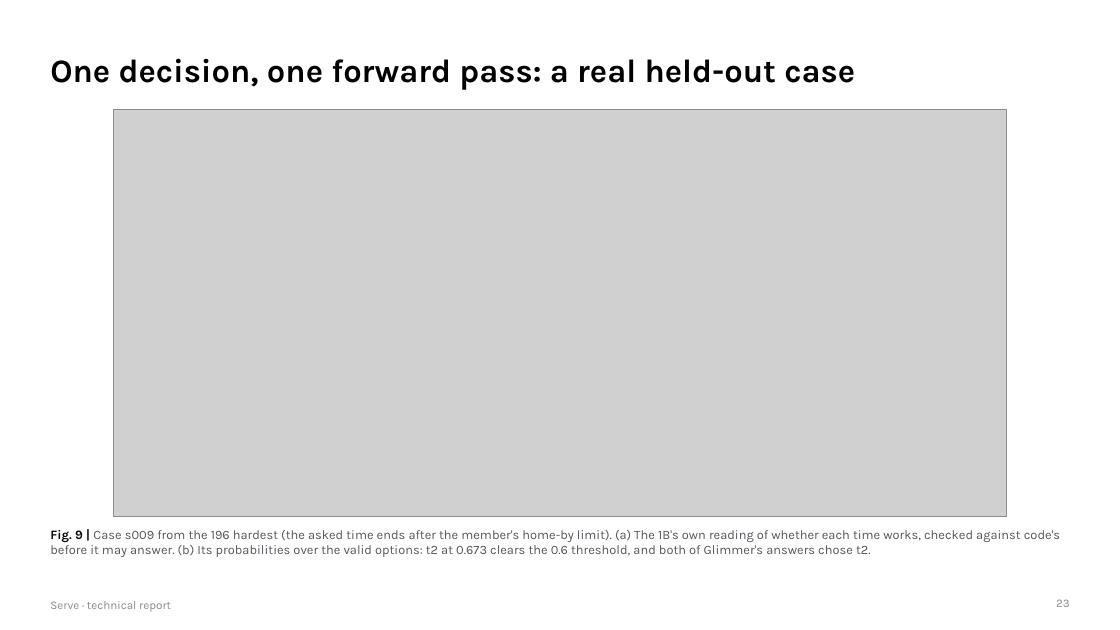
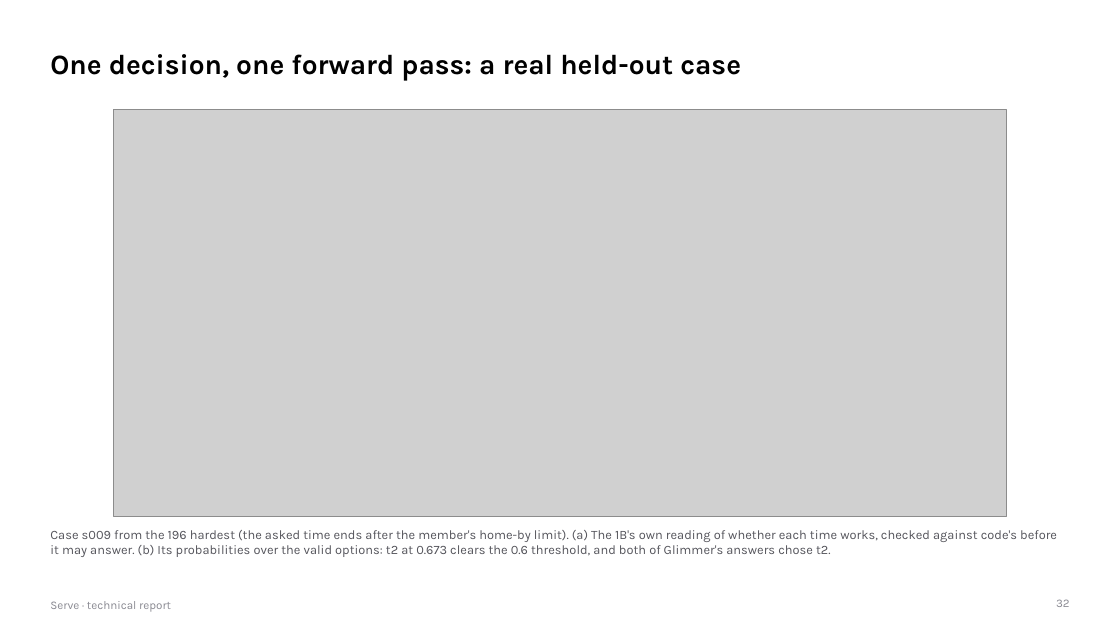
Before and after one commit to gino6178/serve-meta-hackathon, a slide deck: slide 32 of submission/pdf/serve_technical_report.pptx (slide 23 before the commit). Drawn at 1120x630 pixels with LibreOffice and Linux fonts; fonts in the diff are those of the drawing; grey boxes stand for pictures. Boxes give left, top, right and bottom in pixels: in the first picture for what was removed or moved away, otherwise in the second. Text is boxed around its words. In the diff, an @@ line names an element or a change of style, - is before the commit and + after.

```diff
--- a/submission/pdf/serve_technical_report.pptx
+++ b/submission/pdf/serve_technical_report.pptx
@@ title "One decision, one forward pass: ..." at [50,54,741,81]: size 28 to 24 pt @@
@@ text at [50,530,1057,557]: text changed @@
-Fig. 9 | Case s009 from the 196 hardest (the asked time ends after the member's home-by limit). (a) The 1B's own reading of whether each time works, checked against code's before it may answer. (b) Its probabilities over the valid options: t2 at 0.673 clears the 0.6 threshold, and both of Glimmer's answers chose t2.
+Case s009 from the 196 hardest (the asked time ends after the member's home-by limit). (a) The 1B's own reading of whether each time works, checked against code's before it may answer. (b) Its probabilities over the valid options: t2 at 0.673 clears the 0.6 threshold, and both of Glimmer's answers chose t2.
```
Also in this commit, not shown: 36 other slides changed, 7 slides added, 3 slides removed, 4 other files.
